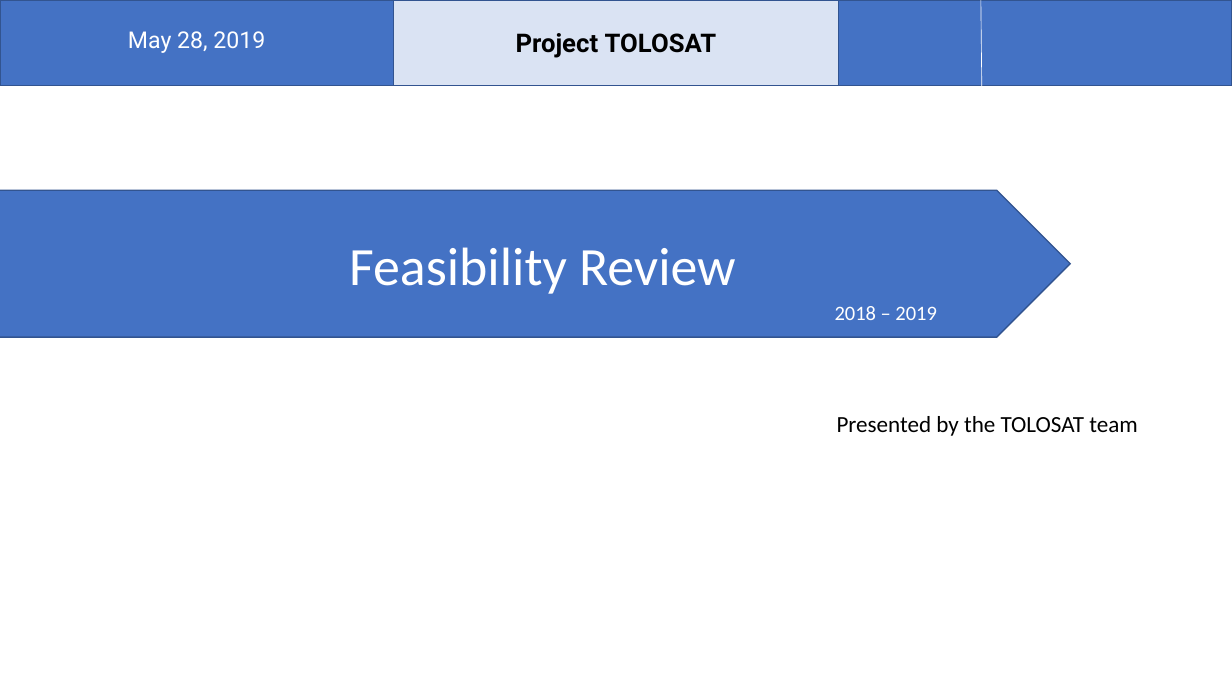
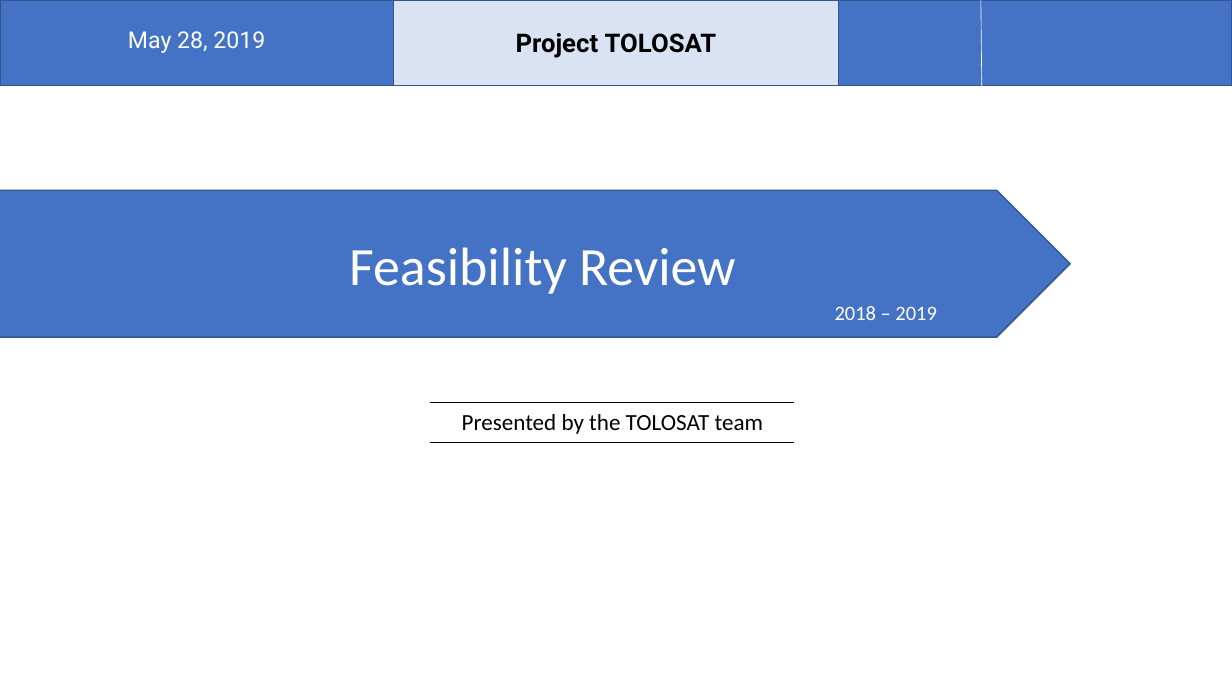
Before and after one commit to belmant/tolosat_systems_engineering, a slide deck: slide 1 of Files/Experts review.pptx. Drawn at 1232x693 pixels with LibreOffice and Linux fonts; fonts in the diff are those of the drawing; background and template pictures are left out. Boxes give left, top, right and bottom in pixels: in the first picture for what was removed or moved away, otherwise in the second. Text is boxed around its words. In the diff, an @@ line names an element or a change of style, - is before the commit and + after.

```diff
--- a/Files/Experts review.pptx
+++ b/Files/Experts review.pptx
@@ line added from (430, 402) to (795, 402), #000000 0.5 pt @@
@@ text "Presented by the TOLOSAT team": place and size @@
-text "Presented by the TOLOSAT team" at bbox=[837, 416, 1137, 436]
+text "Presented by the TOLOSAT team" at bbox=[462, 414, 763, 434]
@@ text "Presented by the TOLOSAT team" at bbox=[462, 414, 763, 434]: alignment left to centre @@
@@ line added from (430, 442) to (795, 442), #000000 0.5 pt @@
```
Also in this commit, not shown: 2 other slides changed, 2 other files.
